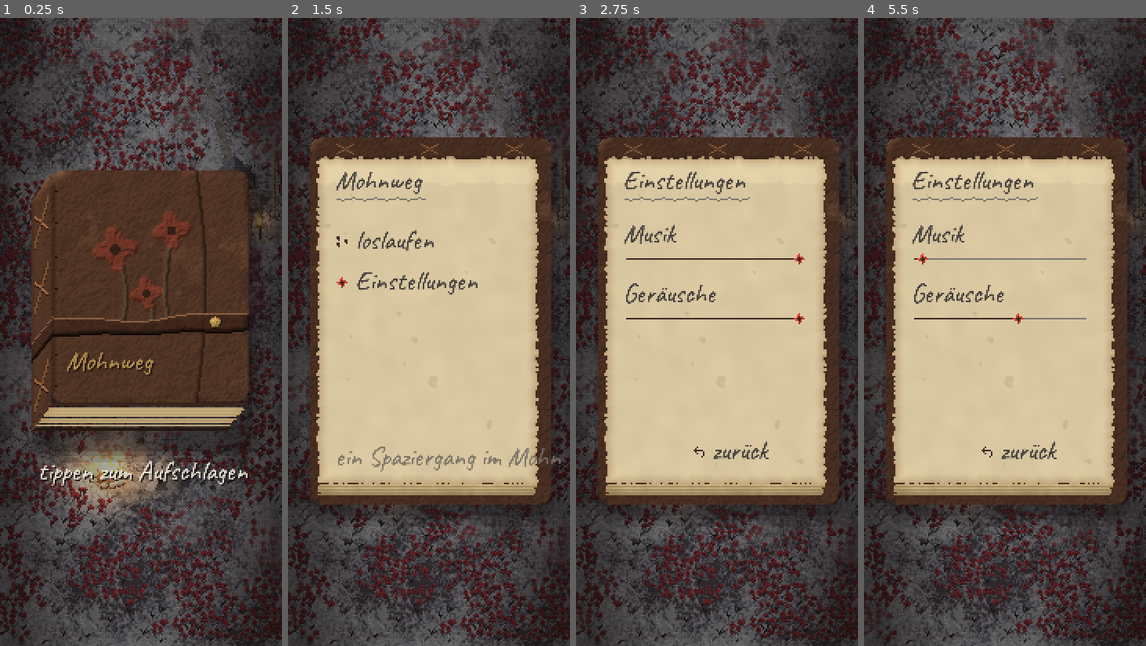
Above: before the commit, frames 1-4 (left to right).
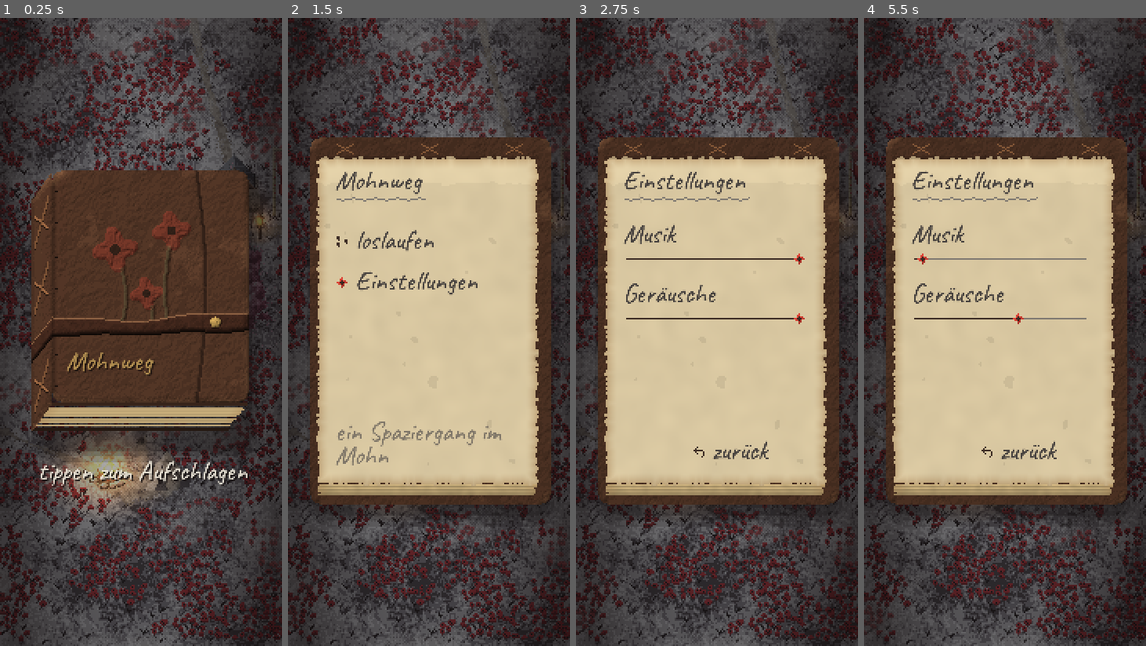
Above: after the commit, the same moments.

Repository: Phioster/akahana
Game: Godot game, scene res://scenes/main.tscn
The game is run twice, just before and just after one commit, with the same random seed, the same clock (stepped at 60 frames per second) and the same inputs.
Inputs (mouse positions are in pixels of both pictures, inside the frame that each line leads up to):
- Up to frame 1 (0.25 s): no input
- Up to frame 2 (1.5 s): move the mouse to (491, 300) at 0.52 s; click (491, 300) at 0.67 s; drag from (426, 237) to (414, 457) at 1.27 s
- Up to frame 3 (2.75 s): move the mouse to (714, 281) at 2.02 s; click (714, 281) at 2.17 s
- Up to frame 4 (5.5 s): drag from (999, 256) to (920, 237) at 2.77 s; drag from (999, 319) to (1019, 332) at 3.52 s; drag from (1036, 451) to (962, 175) at 4.27 s; move the mouse to (1019, 332) at 5.02 s; click (1019, 332) at 5.17 s

The runs differ from the first frame. In frame 1, 3.6% of the frame differs, in the area x 0-100%, y 0-99%; in frame 2, 5.0%, in the area x 0-100%, y 0-100%; in frame 3, 3.3%; in frame 4, 3.2%.

Commit message:
Tippen geht wieder durchs Buch, Schrift bleibt auf dem Papier, Musik -9 dB, Wind in Böen-Flecken statt Streifen

Diff:
--- a/core/music.gd
+++ b/core/music.gd
@@ -20,7 +20,7 @@
 		stream.loop = false
 	_p = AudioStreamPlayer.new()
 	_p.stream = stream
-	_p.volume_db = -6.0
+	_p.volume_db = -9.0                  # under the meadow, not on top of it
 	_p.bus = AudioSetup.MUSIC
 	add_child(_p)
 	_p.finished.connect(func(): _wait = randf_range(PAUSE_MIN, PAUSE_MAX))
--- a/scenes/book_ui.gd
+++ b/scenes/book_ui.gd
@@ -15,6 +15,7 @@
 const CHALK := Color(236 / 255.0, 230 / 255.0, 216 / 255.0)
 const BRASS := Color(186 / 255.0, 150 / 255.0, 84 / 255.0)
 const UI := "res://assets/ui/"
+const PAPER_RIGHT := 144.0          # where the paper of buch_seite ends; the leather beyond hides dark text
 
 var mode := Mode.START
 var has_save := false
@@ -37,6 +38,7 @@
 	layer = 20
 	_root = Control.new()
 	_root.set_anchors_preset(Control.PRESET_FULL_RECT)
+	_root.mouse_filter = Control.MOUSE_FILTER_IGNORE   # only a container: taps must reach the world
 	add_child(_root)
 	_dim = ColorRect.new()
 	_dim.set_anchors_preset(Control.PRESET_FULL_RECT)
@@ -160,6 +162,11 @@
 
 # ---------------------------------------------------------------- pages
 
+## Right edge for text inside _content: the paper's edge less a small margin.
+func _text_right() -> float:
+	return PAPER_RIGHT - _content.position.x - 4.0
+
+
 func _clear() -> void:
 	for c in _content.get_children():
 		c.queue_free()
@@ -232,7 +239,9 @@
 	poppy.mouse_filter = Control.MOUSE_FILTER_IGNORE
 	_content.add_child(poppy)
 	var tag := _label("ein Spaziergang im Mohn", 16, FAINT)
-	tag.position = Vector2(0, 176)
+	tag.autowrap_mode = TextServer.AUTOWRAP_WORD          # too wide for one line in the hand
+	tag.size = Vector2(_text_right(), 0)
+	tag.position = Vector2(0, 160)
 	_content.add_child(tag)
 
 
@@ -245,7 +254,10 @@
 	if _in_game:
 		y = _entry(0, "Kameramodus", y, _camera_on)
 		y = _entry(1, "zum Hauptmenü", y, _to_start)
-		_entry(2, "weiterlaufen", 172, close, 44)
+		var probe := _label("weiterlaufen", 16, GRAPHITE)
+		var w := probe.get_minimum_size().x
+		probe.free()
+		_entry(2, "weiterlaufen", 172, close, _text_right() - 13 - w)   # flush right, inside the paper
 	else:
 		_entry(3, "zurück", 172, func(): _turn_to(Mode.MAIN), 44)
 
--- a/shaders/flowers.gdshader
+++ b/shaders/flowers.gdshader
@@ -16,11 +16,26 @@
 	return fract(sin(dot(p, vec2(12.9898, 78.233))) * 43758.5453);
 }
 
+float hash2(vec2 i) {
+	return fract(sin(i.x * 127.1 + i.y * 311.7) * 43758.5453);
+}
+
+float vnoise(vec2 q) {
+	vec2 i = floor(q);
+	vec2 f = q - i;
+	vec2 u = f * f * (3.0 - 2.0 * f);
+	float a = hash2(i), b = hash2(i + vec2(1.0, 0.0)), c = hash2(i + vec2(0.0, 1.0)), d = hash2(i + vec2(1.0, 1.0));
+	return a + (b - a) * u.x + (c - a) * u.y + (a - b - c + d) * u.x * u.y;
+}
+
 void fragment() {
 	vec2 p = floor(UV * tex_size);
 	float ph = 6.2831853 * TIME / 8.0;
-	float g = max(sin(6.2831853 * (p.x * 0.6 + p.y) / 170.0 - 2.0 * ph), 0.0);
-	float w = 1.4 * g * g + 0.4 * sin(3.0 * ph + p.x * 0.11 + p.y * 0.07);
+	// gusts are drifting patches of noise, not bands: straight waves read as lines laid over the field
+	vec2 q = vec2(p.x / 70.0 - 0.035 * TIME, p.y / 45.0 - 0.06 * TIME);
+	float n = vnoise(q) * 0.65 + vnoise(q * 2.3 + vec2(17.0, 5.0)) * 0.35;
+	float g = smoothstep(0.5, 0.85, n);
+	float w = 1.6 * g + 0.35 * sin(3.0 * ph + 6.2832 * vnoise(p / 23.0 + vec2(3.1, 8.7)));
 	float dx = floor(w + 0.5);
 
 	float best = 0.0;
--- a/tests/test_life.gd
+++ b/tests/test_life.gd
@@ -124,3 +124,41 @@
 	var b := BookUI.new()
 	assert_true(b.SFX_DB["seite"] <= -5.0, "Blättern abgesenkt")
 	b.free()
+
+func test_closed_book_lets_taps_through_to_the_world() -> void:
+	# with the book closed only its small button may catch a touch - everything else must reach the meadow
+	var tree := Engine.get_main_loop() as SceneTree
+	var b := BookUI.new()
+	tree.root.add_child(b)
+	b.show_start(false)
+	b._start(false)
+	var catching: Array = []
+	var stack: Array = [b]
+	while not stack.is_empty():
+		var n: Node = stack.pop_back()
+		stack.append_array(n.get_children())
+		if n is Control and n.is_visible_in_tree() and n.mouse_filter != Control.MOUSE_FILTER_IGNORE and not (n is TextureButton):
+			catching.append(n.name)
+	assert_eq(catching, [], "fängt Tipps ab")
+	b.queue_free()
+
+func test_book_text_stays_on_the_page() -> void:
+	# every handwritten line must end before the page's right edge, in every page of the book
+	var tree := Engine.get_main_loop() as SceneTree
+	var b := BookUI.new()
+	tree.root.add_child(b)
+	var page_w: float = BookUI.PAPER_RIGHT - b._content.position.x - 4.0   # the paper, not the leather
+	var setups := [
+		func(): b.has_save = false; b.show_start(false); b.mode = BookUI.Mode.MAIN; b._apply_mode(),
+		func(): b.has_save = true; b.show_start(true); b.mode = BookUI.Mode.MAIN; b._apply_mode(),
+		func(): b._in_game = true; b.mode = BookUI.Mode.MAIN; b._apply_mode(),
+		func(): b._in_game = true; b.mode = BookUI.Mode.SETTINGS; b._apply_mode(),
+		func(): b._in_game = false; b.mode = BookUI.Mode.SETTINGS; b._apply_mode(),
+	]
+	for i in setups.size():
+		setups[i].call()
+		for c in b._content.get_children():
+			if c is Label and not c.is_queued_for_deletion():
+				var w: float = c.size.x if c.autowrap_mode != TextServer.AUTOWRAP_OFF else c.get_minimum_size().x
+				assert_true(c.position.x + w <= page_w + 0.5, "Seite %d: '%s' endet bei %.0f > %.0f" % [i, c.text, c.position.x + w, page_w])
+	b.queue_free()
